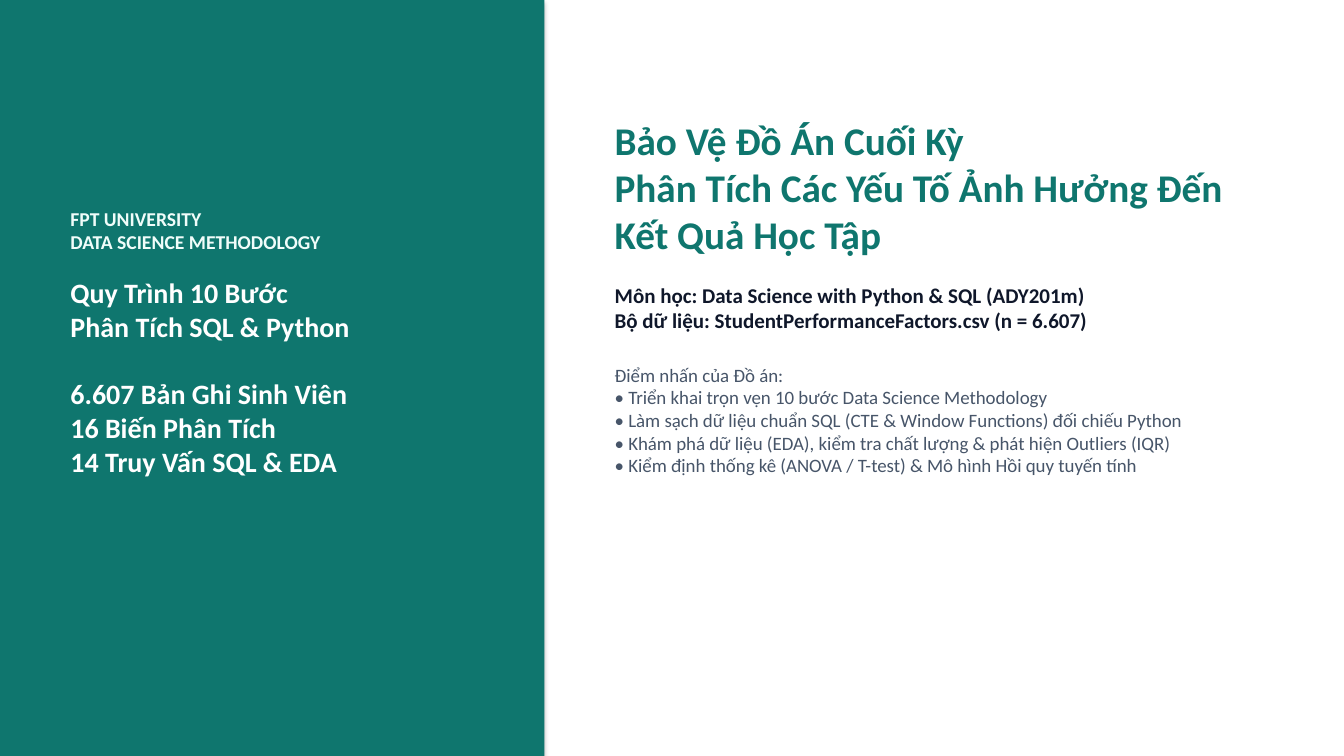
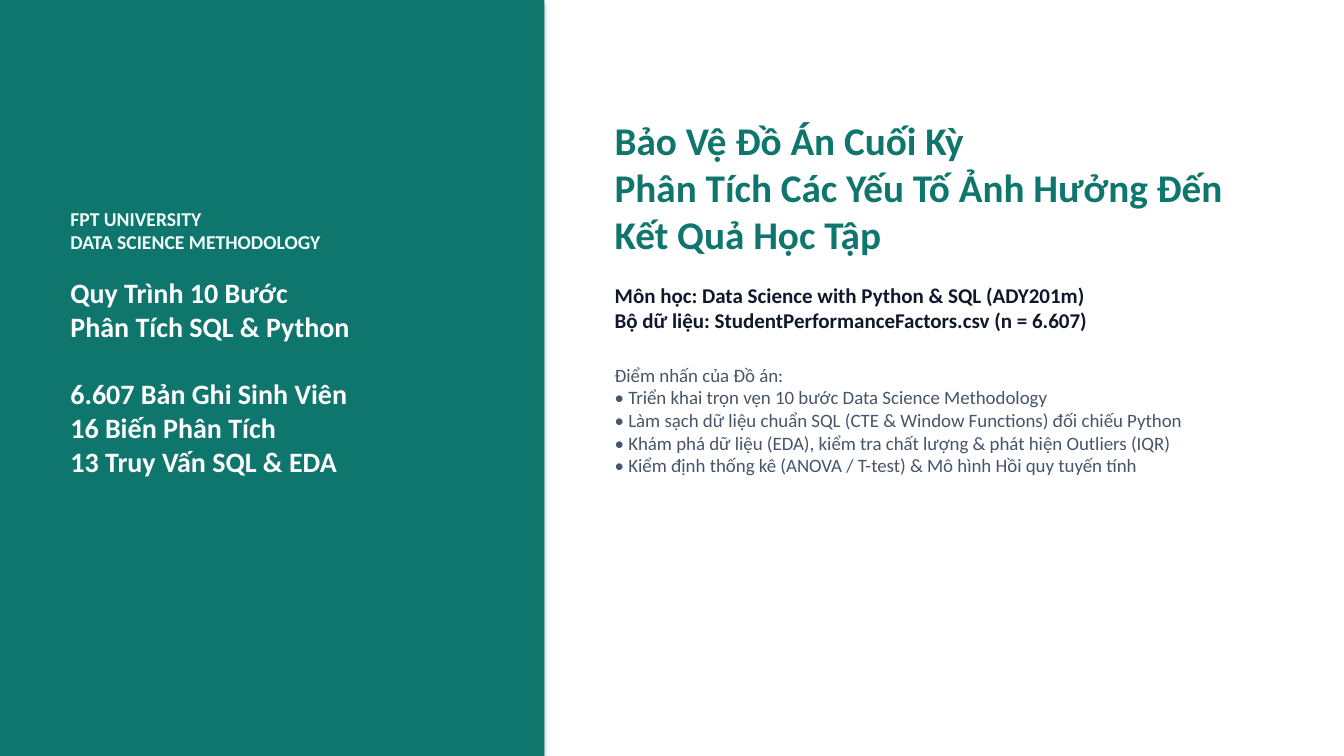
Before and after one commit to baole16/ADY201m, a slide deck: slide 1 of 2_Slide/Slide_VI.pptx. Drawn at 1344x756 pixels with LibreOffice and Linux fonts; fonts in the diff are those of the drawing. Boxes give left, top, right and bottom in pixels: in the first picture for what was removed or moved away, otherwise in the second. Text is boxed around its words. In the diff, an @@ line names an element or a change of style, - is before the commit and + after.

```diff
--- a/2_Slide/Slide_VI.pptx
+++ b/2_Slide/Slide_VI.pptx
@@ text at (x1=70, y1=283, x2=349, y2=477): text changed @@
-Quy Trình 10 Bước
-Phân Tích SQL & Python
-6.607 Bản Ghi Sinh Viên
-16 Biến Phân Tích
-14 Truy Vấn SQL & EDA
+Quy Trình 10 Bước
+Phân Tích SQL & Python
+6.607 Bản Ghi Sinh Viên
+16 Biến Phân Tích
+13 Truy Vấn SQL & EDA
```
Also in this commit, not shown: 2 other slides changed, 16 other files.
